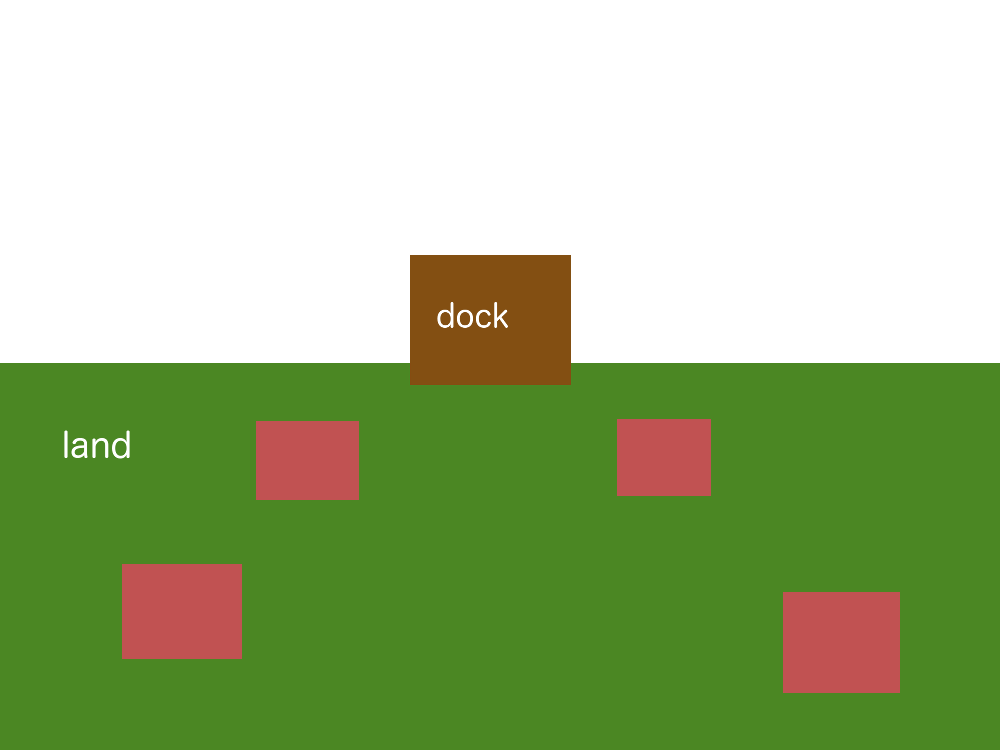
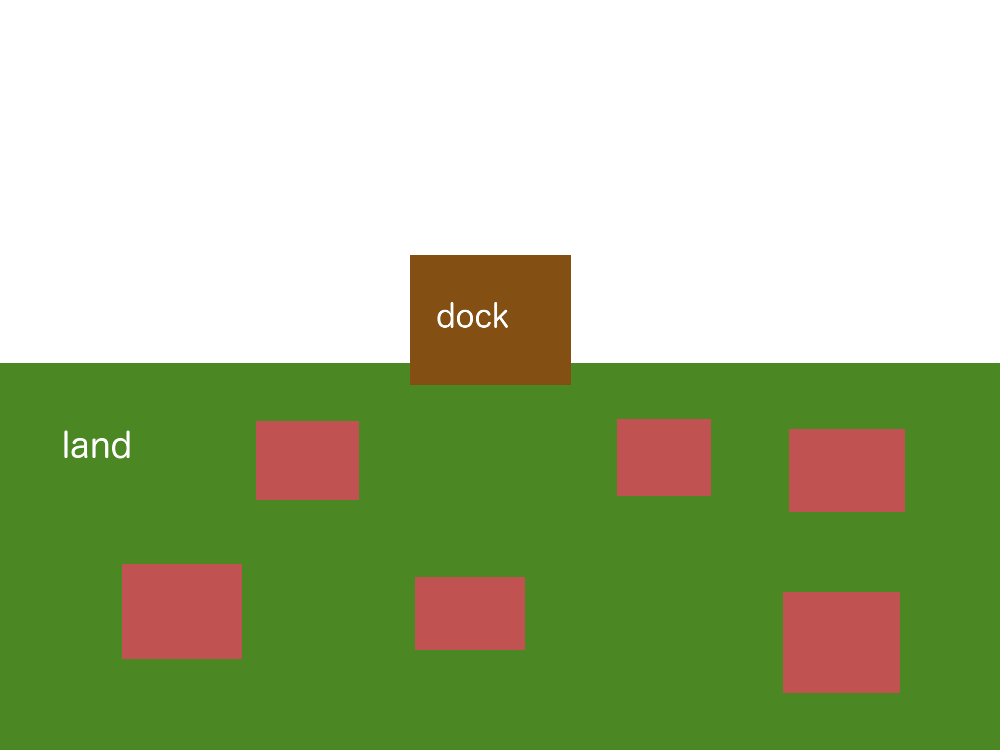
Before/after of a 1000 × 750 layered artwork. What changed in the layer stack:
added layer "vendor_6" above "vendor_5" over [789, 429, 905, 512]
added layer "vendor_5" above "vendor_4" over [415, 577, 525, 650]
painted on "vendors" over [422, 434, 901, 646]
